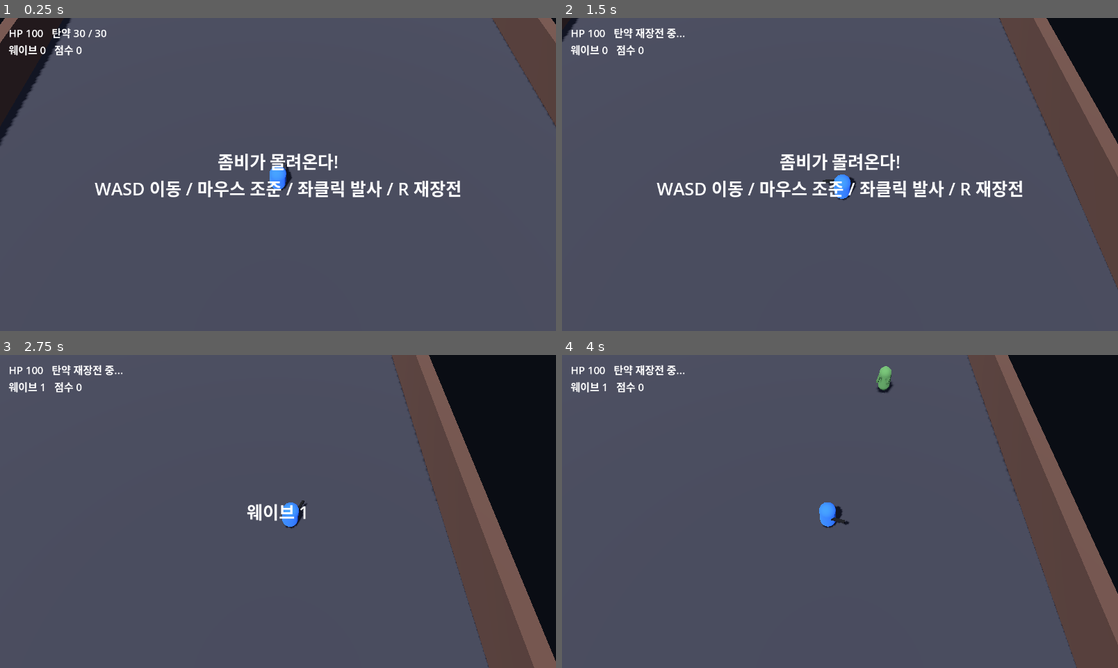
Above: before the commit, frames 1-4 (two rows, left to right).
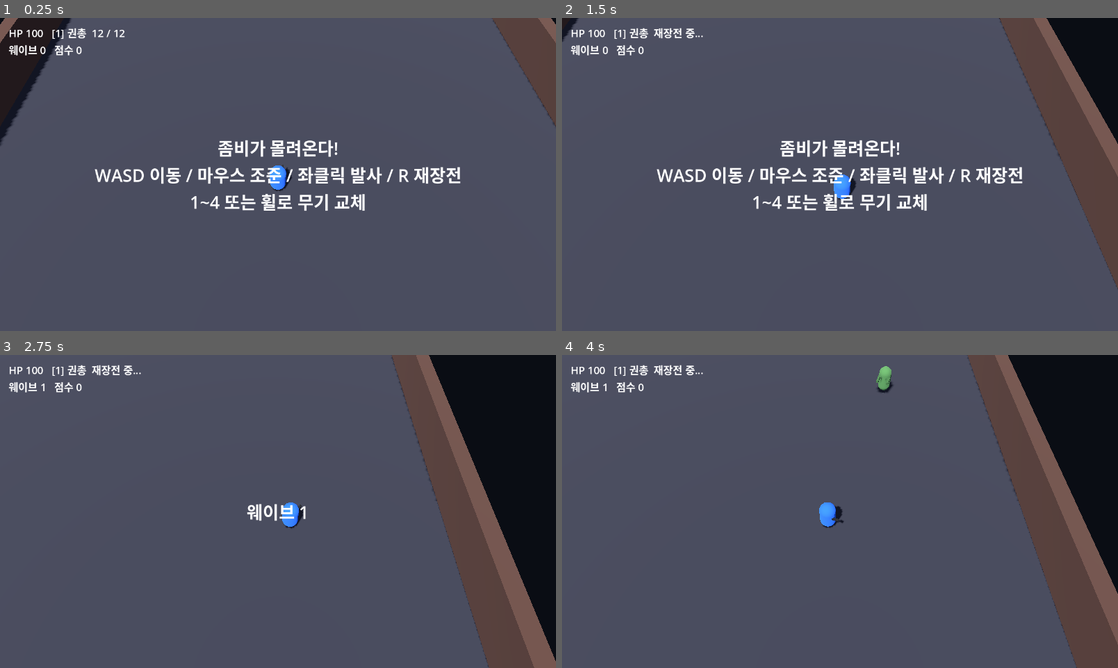
Above: after the commit, the same moments.

Repository: QWERASDZXCD/-1
Game: Godot game, scene res://main.tscn
Same seed, same stepped clock (60 frames per second), same inputs: the game is played once before the commit and once after it.
Inputs (mouse positions are in pixels of both pictures, inside the frame that each line leads up to):
- Up to frame 1 (0.25 s): no input
- Up to frame 2 (1.5 s): tap Enter at 0.5 s; move the mouse to (962, 158) at 0.52 s; hold D 0.53-1.28 s; hold R 0.53-1.28 s; tap 1 at 0.6 s; click (962, 158) at 0.67 s; tap Space at 0.77 s; move the mouse to (728, 190) at 1.27 s; hold S from 1.28 s (still down); tap R at 1.35 s; click (728, 190) at 1.42 s
- Up to frame 3 (2.75 s): tap Space at 1.52 s; tap 1 at 1.55, 2.1 s; move the mouse to (333, 442) at 2.02 s; release S at 2.03 s; hold D from 2.03 s (still down); hold R from 2.03 s (still down); click (333, 442) at 2.17 s
- Up to frame 4 (4 s): move the mouse to (812, 574) at 2.77 s; release D at 2.78 s; release R at 2.78 s; hold W 2.78-3.53 s; tap R at 2.85, 3.8 s; click (812, 574) at 2.92 s; tap Space at 3.02, 3.77 s; tap 1 at 3.05 s; move the mouse to (1006, 558) at 3.52 s; hold A from 3.53 s (still down); hold Enter from 3.53 s (still down); click (1006, 558) at 3.67 s

The runs differ from the first frame. In frame 1, 4.4% of the frame differs, in the area x 9-83%, y 3-62%; in frame 2, 4.5%, in the area x 7-83%, y 3-62%; in frame 3, 0.3%; in frame 4, 0.3%.

Commit message:
Add four weapons with switching (pistol, SMG, shotgun, sniper)
Co-Authored-By: Claude Sonnet 5.5 <noreply@anthropic.com>
Claude-Session: https://claude.ai/code/session_01Kf7PgvQycwz9eAwUaosK1s

Diff:
--- a/scripts/bullet.gd
+++ b/scripts/bullet.gd
@@ -3,6 +3,10 @@
 var direction := Vector3.FORWARD
 var speed := 45.0
 var life := 1.5
+var damage := 1
+var pierce := 0          # 추가로 관통할 수 있는 좀비 수
+var color := Color(1, 0.9, 0.3)
+var _hit: Array = []
 
 
 func _ready() -> void:
@@ -12,7 +16,7 @@
 	sphere.height = 0.2
 	mesh.mesh = sphere
 	var mat := StandardMaterial3D.new()
-	mat.albedo_color = Color(1, 0.9, 0.3)
+	mat.albedo_color = color
 	mat.shading_mode = BaseMaterial3D.SHADING_MODE_UNSHADED
 	mesh.material_override = mat
 	add_child(mesh)
@@ -26,10 +30,15 @@
 	var from := global_position
 	var to := from + direction * speed * delta
 	for z in get_tree().get_nodes_in_group("zombies"):
+		if z in _hit:
+			continue
 		var p: Vector3 = z.global_position
 		var closest := Geometry3D.get_closest_point_to_segment(p, from, to)
 		if closest.distance_to(p) < 0.8:
-			z.take_damage(1)
-			queue_free()
-			return
+			_hit.append(z)
+			z.take_damage(damage)
+			if pierce <= 0:
+				queue_free()
+				return
+			pierce -= 1
 	global_position = to
--- a/scripts/main.gd
+++ b/scripts/main.gd
@@ -36,7 +36,7 @@
 	camera.make_current()
 
 	_build_hud()
-	msg_label.text = "좀비가 몰려온다!\nWASD 이동 / 마우스 조준 / 좌클릭 발사 / R 재장전"
+	msg_label.text = "좀비가 몰려온다!\nWASD 이동 / 마우스 조준 / 좌클릭 발사 / R 재장전\n1~4 또는 휠로 무기 교체"
 
 
 func _build_world() -> void:
@@ -120,8 +120,9 @@
 	camera.global_position = camera.global_position.lerp(target, clampf(8.0 * delta, 0.0, 1.0))
 
 	# HUD
-	var ammo_text := "재장전 중..." if player.reloading else "%d / %d" % [player.ammo, player.MAG_SIZE]
-	stats_label.text = "HP %d   탄약 %s\n웨이브 %d   점수 %d" % [int(player.hp), ammo_text, wave, score]
+	var w: Dictionary = player.weapon()
+	var ammo_text := "재장전 중..." if player.reloading else "%d / %d" % [player.ammo[player.weapon_idx], w["mag"]]
+	stats_label.text = "HP %d   [%d] %s  %s\n웨이브 %d   점수 %d" % [int(player.hp), player.weapon_idx + 1, w["name"], ammo_text, wave, score]
 
 	if game_over:
 		if Input.is_physical_key_pressed(KEY_ENTER):
@@ -161,6 +162,7 @@
 			break
 	var z: CharacterBody3D = ZombieScript.new()
 	z.main = self
+	z.hp = 3 + wave / 3  # 웨이브가 오를수록 단단해짐
 	z.speed = minf(2.5 + wave * 0.25, 6.0)
 	add_child(z)
 	z.global_position = pos
--- a/scripts/player.gd
+++ b/scripts/player.gd
@@ -1,22 +1,42 @@
 extends CharacterBody3D
 
 const SPEED := 7.0
-const FIRE_DELAY := 0.12
-const MAG_SIZE := 30
-const RELOAD_TIME := 1.2
 const BULLET := preload("res://scripts/bullet.gd")
+
+# 무기 목록: 1~4 키 또는 마우스 휠로 교체
+const WEAPONS := [
+	{"name": "권총", "delay": 0.30, "mag": 12, "reload": 0.8, "damage": 1,
+		"pellets": 1, "spread": 1.0, "speed": 45.0, "range": 1.5, "pierce": 0,
+		"color": Color(1, 0.9, 0.3), "gun": Vector3(0.12, 0.12, 0.5), "gun_color": Color(0.15, 0.15, 0.15)},
+	{"name": "기관단총", "delay": 0.09, "mag": 30, "reload": 1.2, "damage": 1,
+		"pellets": 1, "spread": 3.0, "speed": 50.0, "range": 1.5, "pierce": 0,
+		"color": Color(1, 0.7, 0.2), "gun": Vector3(0.15, 0.18, 0.8), "gun_color": Color(0.1, 0.1, 0.1)},
+	{"name": "샷건", "delay": 0.80, "mag": 6, "reload": 1.8, "damage": 1,
+		"pellets": 7, "spread": 9.0, "speed": 35.0, "range": 0.45, "pierce": 0,
+		"color": Color(1, 0.4, 0.2), "gun": Vector3(0.2, 0.2, 1.0), "gun_color": Color(0.35, 0.2, 0.1)},
+	{"name": "저격총", "delay": 1.00, "mag": 5, "reload": 2.0, "damage": 4,
+		"pellets": 1, "spread": 0.0, "speed": 90.0, "range": 0.8, "pierce": 3,
+		"color": Color(0.5, 0.9, 1), "gun": Vector3(0.12, 0.15, 1.4), "gun_color": Color(0.2, 0.25, 0.3)},
+]
 
 var main: Node3D
 var hp := 100.0
-var ammo := MAG_SIZE
+var weapon_idx := 0
+var ammo: Array = []
 var reloading := false
 var reload_left := 0.0
 var fire_cd := 0.0
 var aim_dir := Vector3(0, 0, -1)
 var dead := false
+var gun_mesh: MeshInstance3D
+var gun_box: BoxMesh
+var gun_mat: StandardMaterial3D
 
 
 func _ready() -> void:
+	for w in WEAPONS:
+		ammo.append(w["mag"])
+
 	motion_mode = CharacterBody3D.MOTION_MODE_FLOATING
 	set_collision_layer_value(1, false)
 	set_collision_layer_value(2, true)   # 플레이어
@@ -37,20 +57,54 @@
 	body.material_override = mat
 	add_child(body)
 
-	var gun := MeshInstance3D.new()
-	var box := BoxMesh.new()
-	box.size = Vector3(0.15, 0.15, 0.9)
-	gun.mesh = box
-	var gmat := StandardMaterial3D.new()
-	gmat.albedo_color = Color(0.1, 0.1, 0.1)
-	gun.material_override = gmat
-	gun.position = Vector3(0.3, 0.2, -0.7)
-	add_child(gun)
+	gun_mesh = MeshInstance3D.new()
+	gun_box = BoxMesh.new()
+	gun_mesh.mesh = gun_box
+	gun_mat = StandardMaterial3D.new()
+	gun_mesh.material_override = gun_mat
+	add_child(gun_mesh)
+	_apply_weapon_look()
+
+
+func weapon() -> Dictionary:
+	return WEAPONS[weapon_idx]
+
+
+func _apply_weapon_look() -> void:
+	var w := weapon()
+	gun_box.size = w["gun"]
+	gun_mat.albedo_color = w["gun_color"]
+	gun_mesh.position = Vector3(0.3, 0.2, -0.3 - w["gun"].z * 0.5)
+
+
+func switch_weapon(idx: int) -> void:
+	idx = posmod(idx, WEAPONS.size())
+	if idx == weapon_idx:
+		return
+	weapon_idx = idx
+	reloading = false      # 교체하면 재장전 취소
+	fire_cd = 0.2
+	_apply_weapon_look()
+
+
+func _unhandled_input(event: InputEvent) -> void:
+	if dead:
+		return
+	if event is InputEventMouseButton and event.pressed:
+		if event.button_index == MOUSE_BUTTON_WHEEL_UP:
+			switch_weapon(weapon_idx - 1)
+		elif event.button_index == MOUSE_BUTTON_WHEEL_DOWN:
+			switch_weapon(weapon_idx + 1)
 
 
 func _physics_process(delta: float) -> void:
 	if dead:
 		return
+
+	# --- 무기 선택 (숫자키) ---
+	for i in WEAPONS.size():
+		if Input.is_physical_key_pressed(KEY_1 + i):
+			switch_weapon(i)
 
 	# --- 이동: WASD / 방향키 (화면 기준) ---
 	var dir := Vector3.ZERO
@@ -80,20 +134,22 @@
 				aim_dir = v.normalized()
 	rotation.y = atan2(-aim_dir.x, -aim_dir.z)
 
+	var w := weapon()
+
 	# --- 재장전 ---
 	if reloading:
 		reload_left -= delta
 		if reload_left <= 0.0:
 			reloading = false
-			ammo = MAG_SIZE
-	elif Input.is_physical_key_pressed(KEY_R) and ammo < MAG_SIZE:
+			ammo[weapon_idx] = w["mag"]
+	elif Input.is_physical_key_pressed(KEY_R) and ammo[weapon_idx] < w["mag"]:
 		_start_reload()
 
 	# --- 사격: 마우스 왼쪽 버튼(누르고 있으면 연사) 또는 스페이스 ---
 	fire_cd -= delta
 	var firing := Input.is_mouse_button_pressed(MOUSE_BUTTON_LEFT) or Input.is_physical_key_pressed(KEY_SPACE)
 	if firing and fire_cd <= 0.0 and not reloading:
-		if ammo > 0:
+		if ammo[weapon_idx] > 0:
 			_shoot()
 		else:
 			_start_reload()
@@ -101,16 +157,24 @@
 
 func _start_reload() -> void:
 	reloading = true
-	reload_left = RELOAD_TIME
+	reload_left = weapon()["reload"]
 
 
 func _shoot() -> void:
-	ammo -= 1
-	fire_cd = FIRE_DELAY
-	var b := BULLET.new()
-	b.direction = aim_dir
-	main.add_child(b)
-	b.global_position = global_position + aim_dir * 1.2 + Vector3(0, 0.2, 0)
+	var w := weapon()
+	ammo[weapon_idx] -= 1
+	fire_cd = w["delay"]
+	for i in w["pellets"]:
+		var angle := deg_to_rad(randf_range(-w["spread"], w["spread"]))
+		var b := BULLET.new()
+		b.direction = aim_dir.rotated(Vector3.UP, angle)
+		b.speed = w["speed"]
+		b.life = w["range"]
+		b.damage = w["damage"]
+		b.pierce = w["pierce"]
+		b.color = w["color"]
+		main.add_child(b)
+		b.global_position = global_position + aim_dir * 1.2 + Vector3(0, 0.2, 0)
 
 
 func take_damage(amount: float) -> void:
